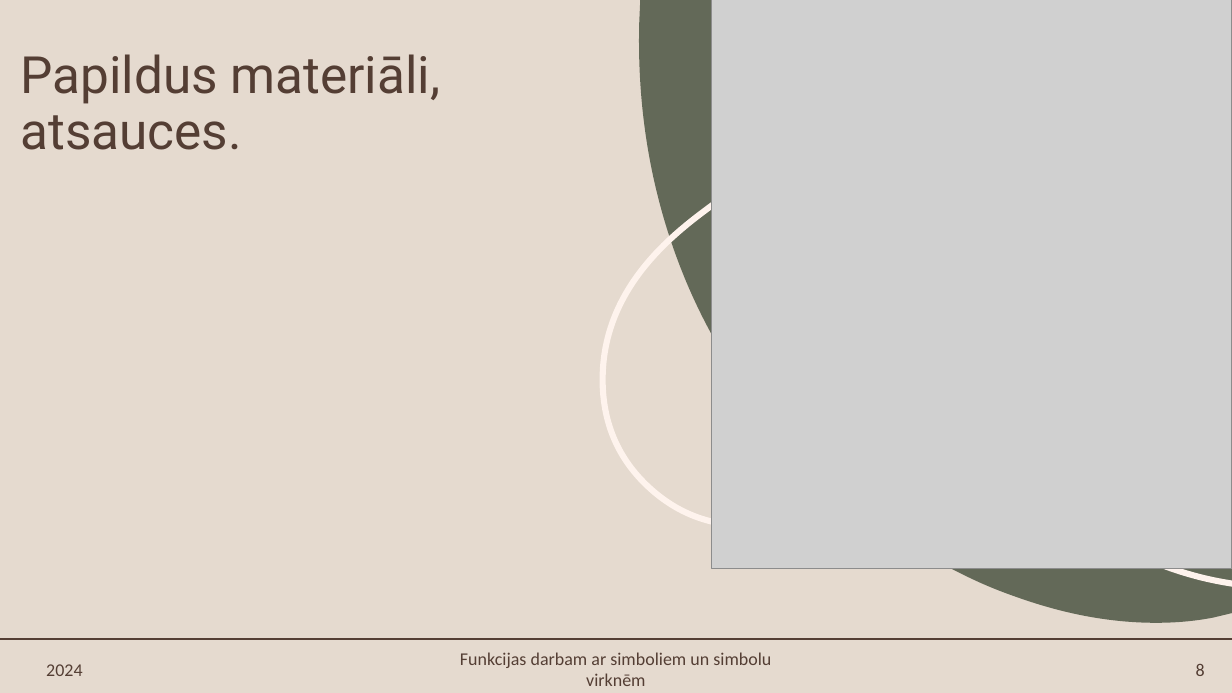
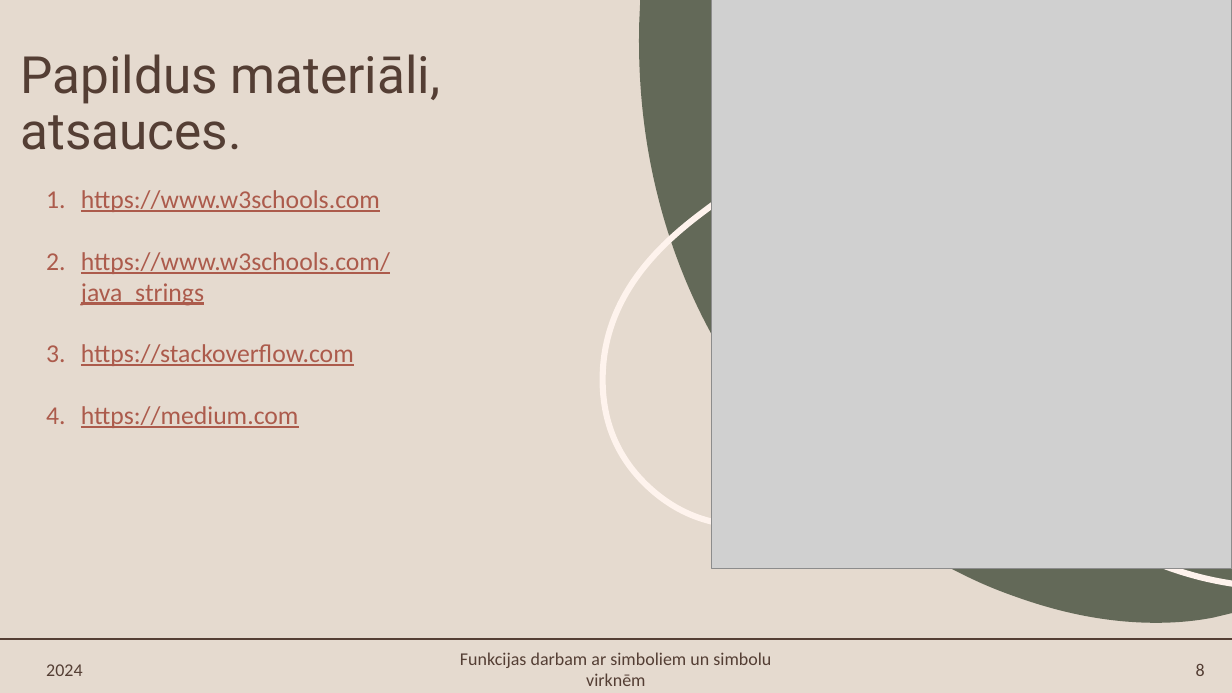
Before and after one commit to EstereVenena/Eksamens, a slide deck: slide 8 of Mācību materiāls.pptx. Drawn at 1232x693 pixels with LibreOffice and Linux fonts; fonts in the diff are those of the drawing; grey boxes stand for pictures. Boxes give left, top, right and bottom in pixels: in the first picture for what was removed or moved away, otherwise in the second. Text is boxed around its words. In the diff, an @@ line names an element or a change of style, - is before the commit and + after.

```diff
--- a/Mācību materiāls.pptx
+++ b/Mācību materiāls.pptx
@@ text added at [81,190,390,428], 20 pt, text #AC5B4C, underline @@
+1. https://www.w3schools.com
+2. https://www.w3schools.com/java_strings
+3. https://stackoverflow.com
+4. https://medium.com
```
Also in this commit, not shown: 4 slides removed.
